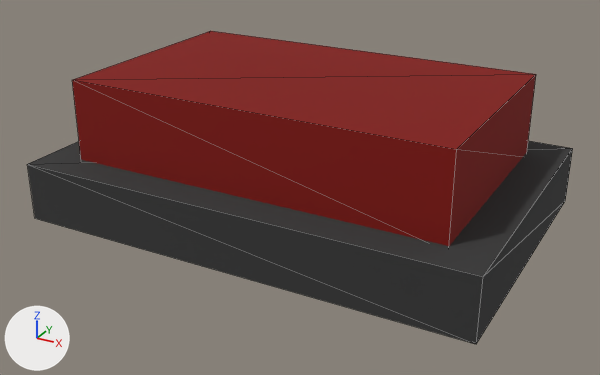
Before and after pictures for a commit that changed the glTF model assets/environments/props/button/button.glb.
Before and after are seen from a 50 mm camera at (1.61, -2.99, 1.47) aimed at (0.01, -0.08, 0.01). Every picture has the same lights, and +X, +Y and +Z are marked at lower left. The first picture is the older version. Mesh edges are drawn as thin lines. Where no turn or scale is listed for an object, it has been applied to the vertices. Vertices at exactly the same position are counted once.

In view in the first picture: 'base', 'button'.
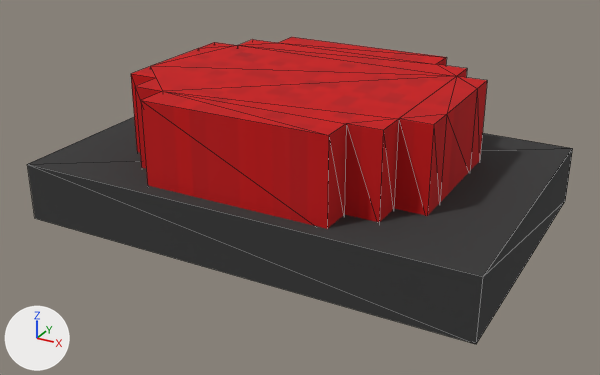
Changed parts and their boxes (x1, y1, x2, y2) in the pictures (600 x 375 px):
'button', reshaped, moved, rescaled, recoloured (23% narrower, 11% shorter): before (72, 31, 536, 246); after (131, 37, 487, 229)

What the commit changed:
Picture 'button_diffuse' (img_button_diffuse) is new.
Material 'red' (mat_red) is new.
Its texture is img_button_diffuse.
Its roughness is 1.0.
me_cube_002 is used by ob_button; location (0.0, 0.0, 0.296); scale (0.833, 0.508, 0.189).
me_cube_002 had 8 vertices, 12 faces and spanned x -1.0..1.0, y -1.0..1.0, z -1.0..1.0.
me_cube_002 no longer uses material mat_material_001 (red #820900).
me_cube_002 now has 48 vertices, 92 faces and spans x -0.68..0.68, y -0.59..0.59, z 0.11..0.49.
me_cube_002 part 1: the whole mesh is rebuilt.
me_cube_002 gains material mat_red (picture img_button_diffuse).
Object 'button' (ob_button) is rescaled from (0.833, 0.508, 0.189) to (1.0, 1.0, 1.0).
Object 'button' (ob_button) moves from (0.0, 0.0, 0.296) to (0.0, 0.0, 0.0).
